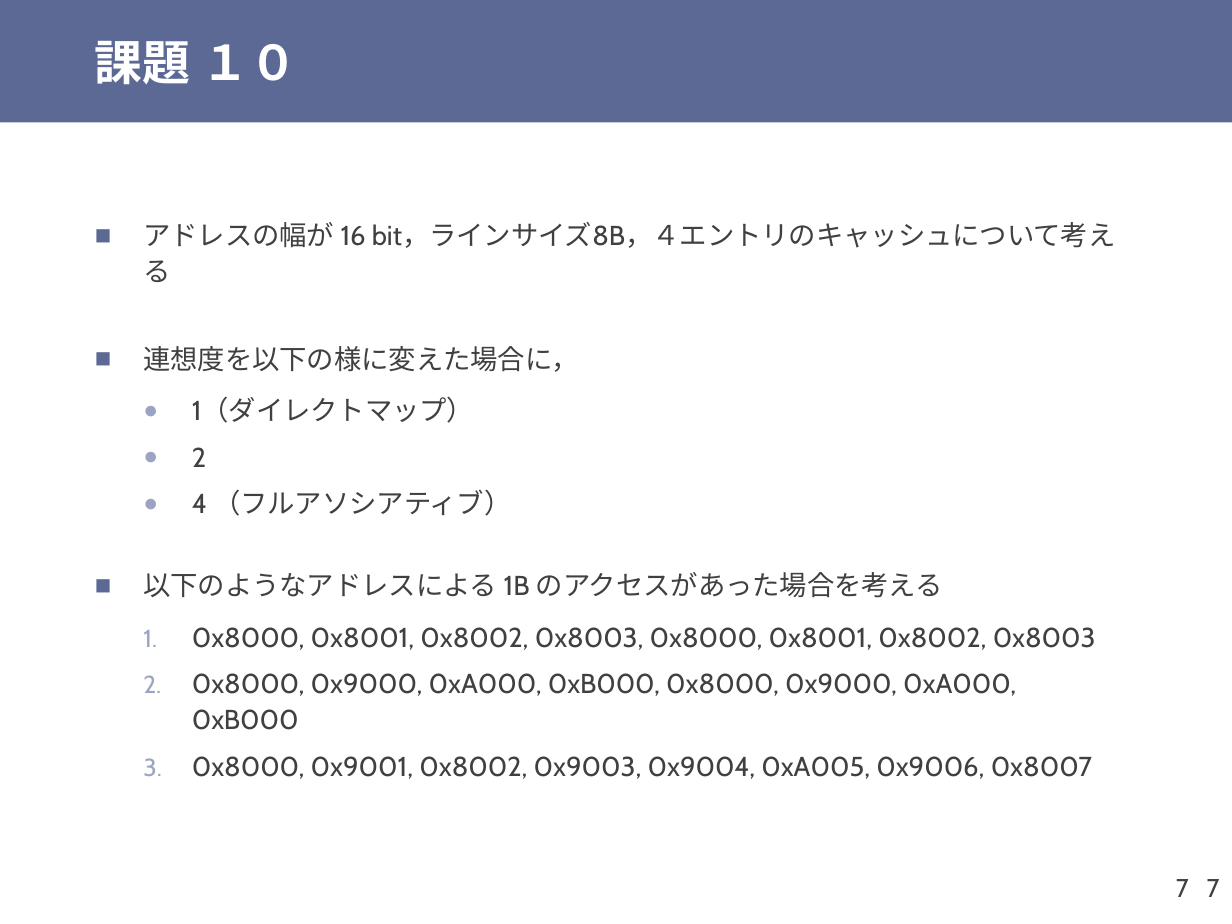
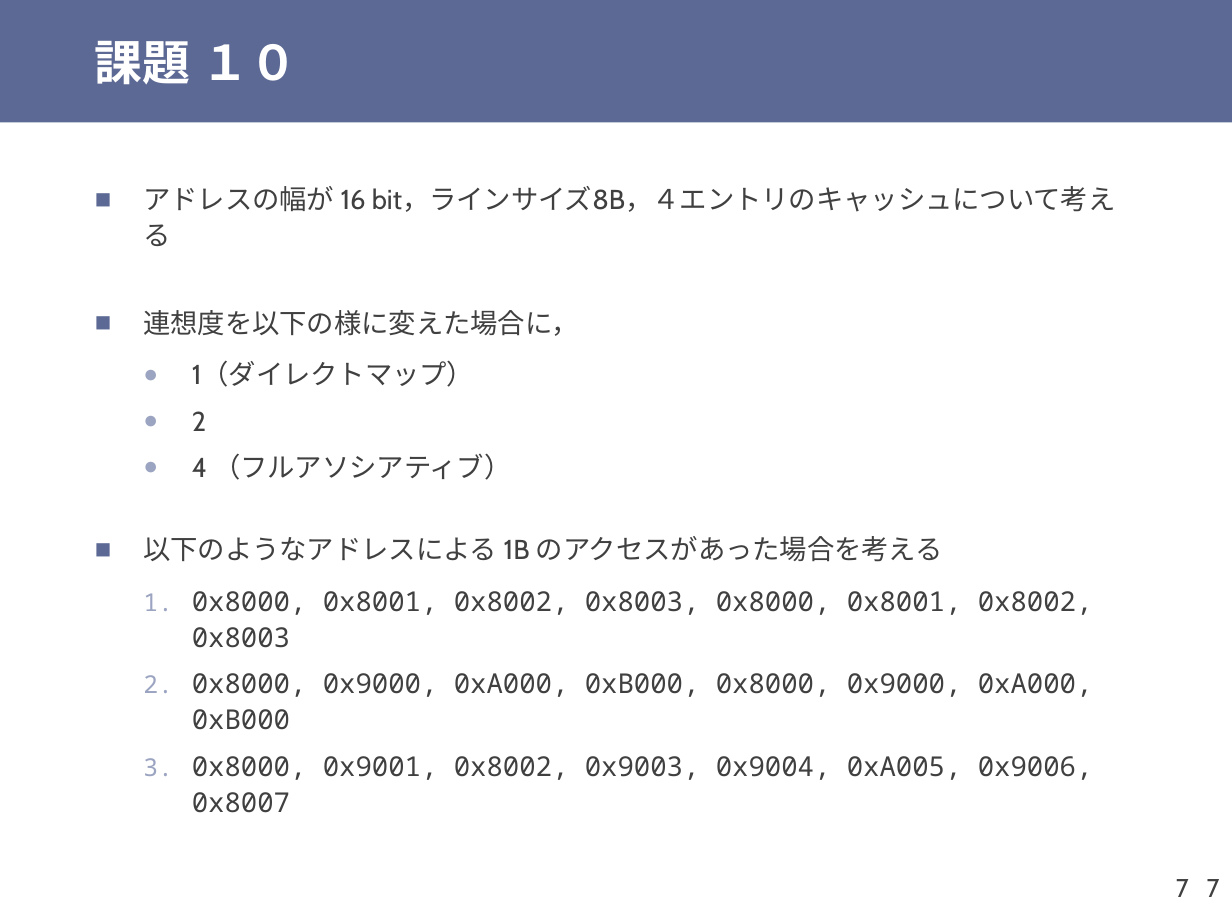
Before and after one commit to shioyadan/otya-computer-architecture-i, a slide deck: slide 7 of cai-shioya-11.pptx. Drawn at 1232x924 pixels with LibreOffice and Linux fonts; fonts in the diff are those of the drawing. Boxes give left, top, right and bottom in pixels: in the first picture for what was removed or moved away, otherwise in the second. Text is boxed around its words. In the diff, an @@ line names an element or a change of style, - is before the commit and + after.

```diff
--- a/cai-shioya-11.pptx
+++ b/cai-shioya-11.pptx
@@ text at [192, 591, 1093, 813]: font Cabin to Noto Sans Mono in "0x8000, 0x8001, 0x8002, 0x8003, 0x8000, 0x8001, 0x8002, ...", "0x8000, 0x9000, 0xA000, 0xB000, 0x8000, 0x9000, 0xA000, ...", "0x8000, 0x9001, 0x8002, 0x9003, 0x9004, 0xA005, 0x9006, ..." @@
```
Also in this commit, not shown: 7 other slides changed, 7 slides added, 6 other files.
